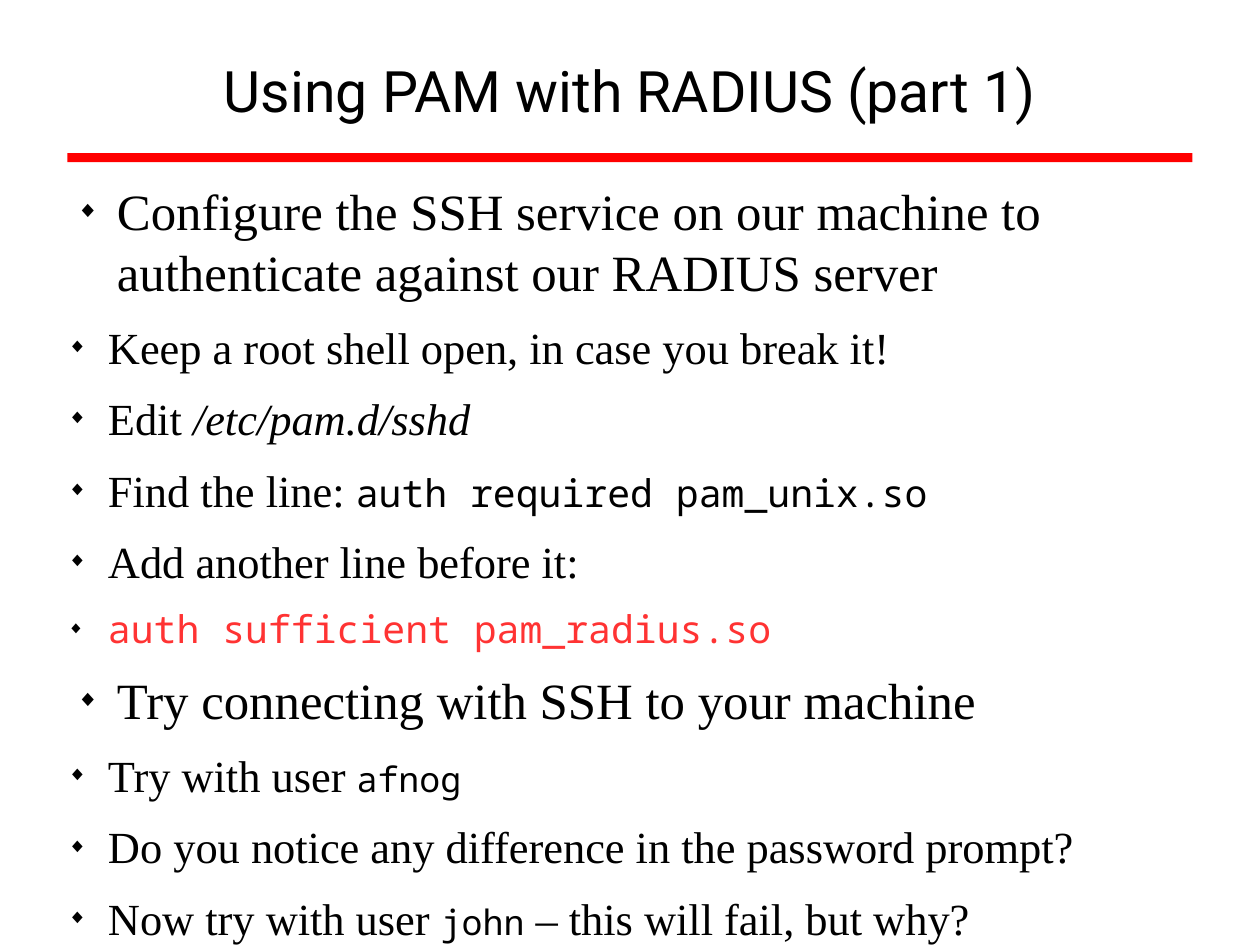
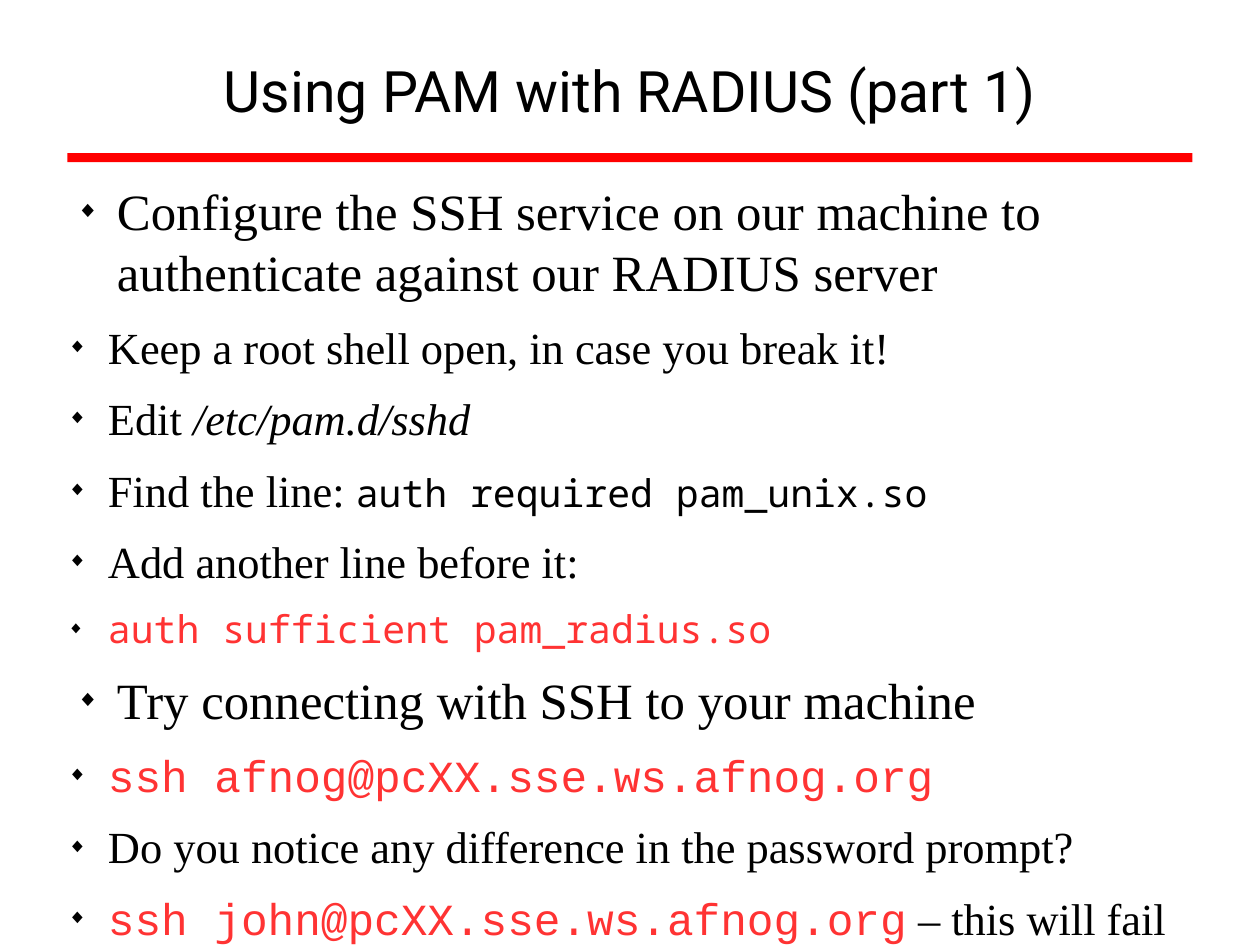
Before and after one commit to afnog/sse, a slide deck: slide 44 of radius/radius_presentation.odp. Drawn at 1260x945 pixels with LibreOffice and Linux fonts; fonts in the diff are those of the drawing; background and template pictures are left out. Boxes give left, top, right and bottom in pixels: in the first picture for what was removed or moved away, otherwise in the second. Text is boxed around its words. In the diff, an @@ line names an element or a change of style, - is before the commit and + after.

```diff
--- a/radius/radius_presentation.odp
+++ b/radius/radius_presentation.odp
@@ text at (x1=108, y1=761, x2=933, y2=802): text changed; font Times New Roman to Courier New; text colour #000000 to #FF3333 @@
-  ◆ Try with user afnog
+  ◆ ssh afnog@pcXX.sse.ws.afnog.org
@@ text at (x1=108, y1=903, x2=1166, y2=945): text changed; font Times New Roman to Courier New; text colour #000000 to #FF3333 @@
-  ◆ Now try with user john – this will fail, but why?
+  ◆ ssh john@pcXX.sse.ws.afnog.org – this will fail
```
Also in this commit, not shown: 1 other file.
